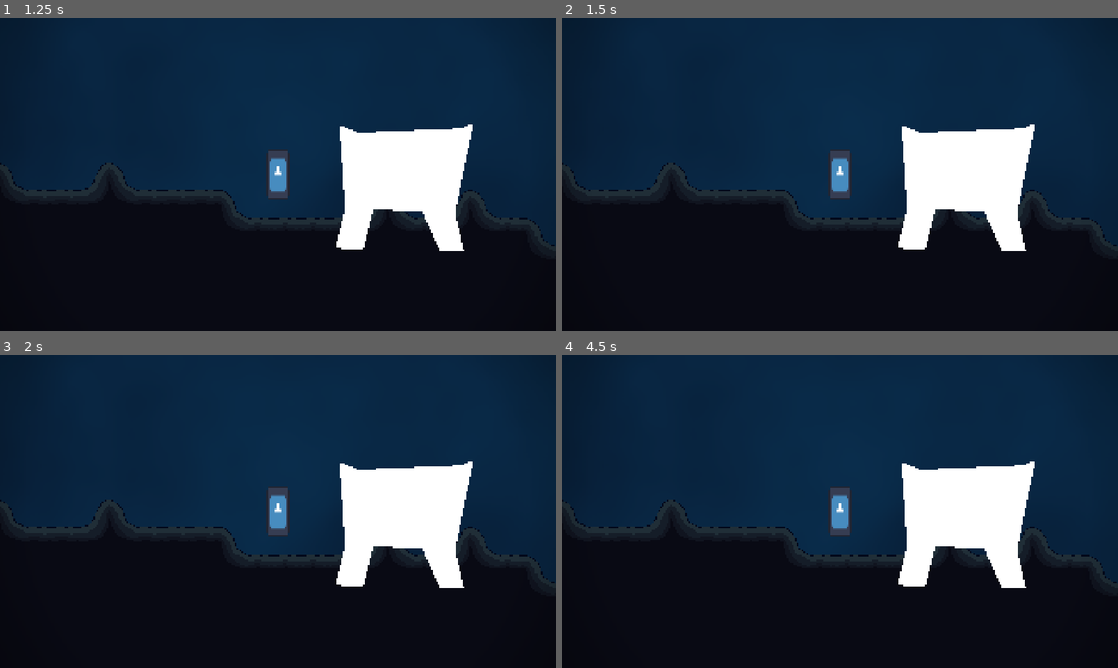
Above: before the commit, frames 1-4 (two rows, left to right).
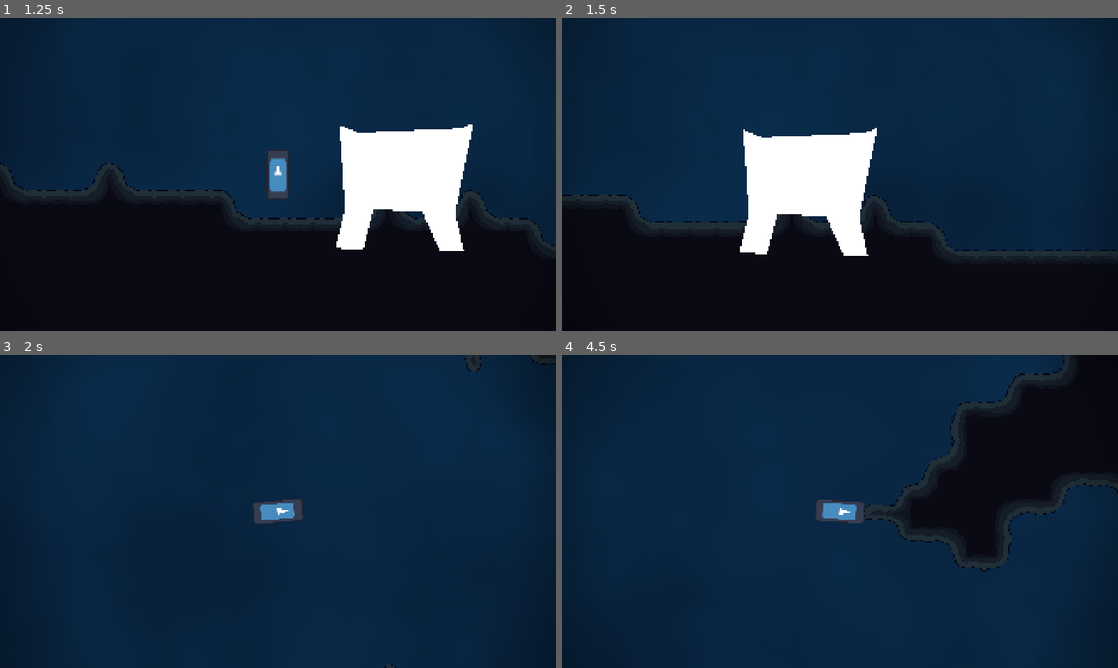
Above: after the commit, the same moments.

Repository: VoidCast00/GameJam_2026
Game: Godot game, scene res://scenes/main/game.tscn
Same seed, same stepped clock (60 frames per second), same inputs: the game is played once before the commit and once after it. The engine's default icon, where the game draws it, is replaced by a stand-in: a white triangle on a blue panel in a dark square.
Inputs (mouse positions are in pixels of both pictures, inside the frame that each line leads up to):
- Up to frame 1 (1.25 s): click "Start game" at 0.5 s
- Up to frame 2 (1.5 s): tap Enter (ui_accept) at 1.25 s; move the mouse to (962, 158) at 1.27 s; hold D (right) from 1.28 s (still down); tap E (action) at 1.35 s
- Up to frame 3 (2 s): keep holding D (right); tap Enter (ui_accept) at 1.52 s
- Up to frame 4 (4.5 s): move the mouse to (728, 527) at 2.02 s; click (728, 527) at 2.1 s; tap Enter (ui_accept) at 2.27, 3.77 s; move the mouse to (895, 442) at 2.77 s; release D (right) at 2.78 s; hold A (left) 2.78-3.53 s; tap E (action) at 2.85, 4.35 s; move the mouse to (812, 574) at 3.52 s; hold D (right) from 3.53 s (still down); click (812, 574) at 3.6 s; move the mouse to (1006, 558) at 4.27 s

Frame 1 is identical in both runs. In frame 2, 19% of the frame differs, in the area x 0-100%, y 34-77%; in frame 3, 44%; in frame 4, 55%, in the area x 0-100%, y 0-100%.
Error before the commit: Parse Error: Class "Player" hides a global script class. (res://scenes/player/player.gd:1)

Commit message:
added more sounds

Diff:
--- a/scenes/caveEnviroment/cave_enviroment.tscn
+++ b/scenes/caveEnviroment/cave_enviroment.tscn
@@ -5,6 +5,7 @@
 [ext_resource type="Texture2D" uid="uid://clf2jhe35jjp6" path="res://scenes/caveGenerator/CaveTileMap.png" id="2_smjkd"]
 [ext_resource type="Script" uid="uid://dpvdyqogqjqu8" path="res://scenes/caveGenerator/caveManager.gd" id="3_g0opn"]
 [ext_resource type="Shader" uid="uid://bximonf5agbam" path="res://scenes/caveEnviroment/cave_background_perlin.gdshader" id="4_g0opn"]
+[ext_resource type="AudioStream" uid="uid://xak3e440bhdx" path="res://assets/audio/sfx/player/breaking bloks.mp3" id="5_b6bav"]
 [ext_resource type="Script" uid="uid://ccus05sctsxmx" path="res://scenes/caveEnviroment/perlin_backround.gd" id="5_hyba4"]
 [ext_resource type="Script" uid="uid://bokuosutvx4fr" path="res://scenes/caveEnviroment/transport.gd" id="7_k1atb"]
 
@@ -487,6 +488,9 @@
 texture_filter = 1
 tile_set = SubResource("TileSet_vsfrg")
 
+[node name="BlockBreak" type="AudioStreamPlayer" parent="Static/Cave" unique_id=420296650]
+stream = ExtResource("5_b6bav")
+
 [node name="Crystals" type="TileMapLayer" parent="Static" unique_id=369582150]
 tile_set = SubResource("TileSet_3aygq")
 
--- a/scenes/caveGenerator/caveManager.gd
+++ b/scenes/caveGenerator/caveManager.gd
@@ -4,6 +4,8 @@
 @export var cristalNoise: NoiseTexture2D
 @export var caveTilemap: TileMapLayer
 @export var cristalTilemap: TileMapLayer
+
+@onready var BlockBreak: AudioStreamPlayer = $"../Cave/BlockBreak"
 
 const MAP_SIZE =  200
 var terrain_cells_arr:Array[Vector2i]
@@ -38,6 +40,7 @@
 	if (mining_state):
 		mining_timer += delta
 	if mining_timer > MINING_ROCK :
+		BlockBreak.play()
 		print("mined")
 		mining_timer = 0
 		_mine(miningPos)
--- a/scenes/main/game.tscn
+++ b/scenes/main/game.tscn
@@ -22,6 +22,6 @@
 ShopEnviroment = ExtResource("4_gsayk")
 menu = NodePath("../UI/CanvasLayer")
 
-[node name="AudioStreamPlayer2D" type="AudioStreamPlayer2D" parent="." unique_id=1821612887]
+[node name="waterSoundtrack" type="AudioStreamPlayer2D" parent="." unique_id=1821612887]
 stream = ExtResource("5_gf1f2")
 bus = &"Music"
--- a/scenes/main/gameHandler.gd
+++ b/scenes/main/gameHandler.gd
@@ -4,6 +4,8 @@
 @export var WaterEnviroment: PackedScene
 @export var ShopEnviroment: PackedScene
 @export var menu:CanvasLayer
+@onready var waterSoundtrack: AudioStreamPlayer2D = $"../waterSoundtrack"
+
 #current environment
 var current_env: Node = null
 
@@ -12,6 +14,7 @@
 	Global.loadWaterEnviroment.connect(loadWaterEnviroment)
 	Global.loadShopEnviroment.connect(loadShopEnviroment)
 	Global.exitGame.connect(exitGame)
+
 
 func loadWaterEnviroment() -> void:
 	menu.hide()
--- a/scenes/player/player.gd
+++ b/scenes/player/player.gd
@@ -6,6 +6,7 @@
 @export var friction: float = 0.4
 @export var acceleration: float = 0.1
 @export var rotation_speed: float = 4
+
 
 #mining============================================
 @export var cave_tilemap: TileMapLayer
@@ -21,6 +22,8 @@
 @onready var ray_cast: RayCast2D = $RayCast2D
 @export var world_generator: Node
 @onready var LaserSound: AudioStreamPlayer = $LaserSound
+@onready var breaking_block_sound: AudioStreamPlayer = $BreakingBlockSound
+
 
 
 func _physics_process(delta: float) -> void:
--- a/scenes/player/player.tscn
+++ b/scenes/player/player.tscn
@@ -2,7 +2,7 @@
 
 [ext_resource type="Script" uid="uid://bgrn0bl0mxpub" path="res://scenes/player/player.gd" id="1_8afob"]
 [ext_resource type="Texture2D" uid="uid://djtja7xynnqrg" path="res://assets/icon.svg" id="2_dovo2"]
-[ext_resource type="AudioStream" uid="uid://dfpppyg8sbvrx" path="res://assets/audio/sfx/player/tazenie_laser.mp3" id="3_gmlin"]
+[ext_resource type="AudioStream" uid="uid://brhghwo45pwr7" path="res://assets/audio/sfx/player/tazenie.mp3" id="3_gmlin"]
 
 [sub_resource type="CapsuleShape2D" id="CapsuleShape2D_dovo2"]
 radius = 11.0
@@ -51,11 +51,12 @@
 
 [node name="Inventory" type="Node" parent="." unique_id=1056460378]
 
-[node name="LaserSound" type="AudioStreamPlayer" parent="." unique_id=586568699]
-stream = ExtResource("3_gmlin")
-bus = &"SFX"
-
 [node name="PointLight2D" type="PointLight2D" parent="." unique_id=1046057679]
 scale = Vector2(16.46875, 15.350958)
 blend_mode = 2
 texture = SubResource("GradientTexture2D_3aygq")
+
+[node name="LaserSound" type="AudioStreamPlayer" parent="." unique_id=586568699]
+stream = ExtResource("3_gmlin")
+max_polyphony = 5
+bus = &"SFX"
--- a/scenes/shopEnviroment/customPLayer/custom_player.gd
+++ b/scenes/shopEnviroment/customPLayer/custom_player.gd
@@ -1,4 +1,4 @@
-class_name Player
+
 extends CharacterBody2D
 
 
Not shown, added: assets/audio/sfx/player/breaking bloks.mp3.import
Not shown, removed: assets/audio/sfx/player/breakingBlocks.mp3.import
Not shown, added: assets/audio/sfx/player/tazenie.mp3.import
Not shown, removed: assets/audio/sfx/player/tazenie_laser.mp3.import
Not shown, added: assets/audio/sfx/player/breaking bloks.mp3
Not shown, removed: assets/audio/sfx/player/breakingBlocks.mp3
Not shown, added: assets/audio/sfx/player/tazenie.mp3
Not shown, removed: assets/audio/sfx/player/tazenie_laser.mp3
